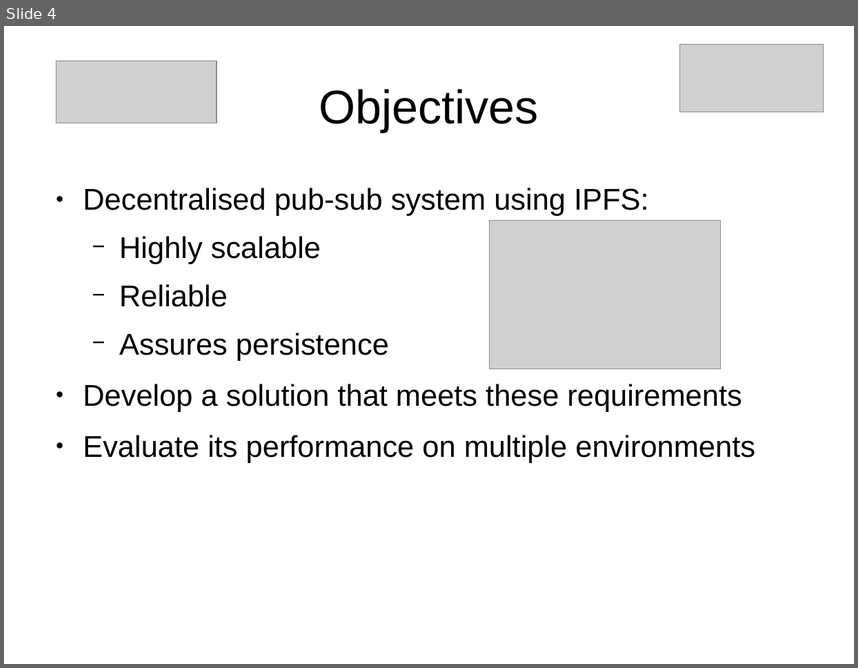
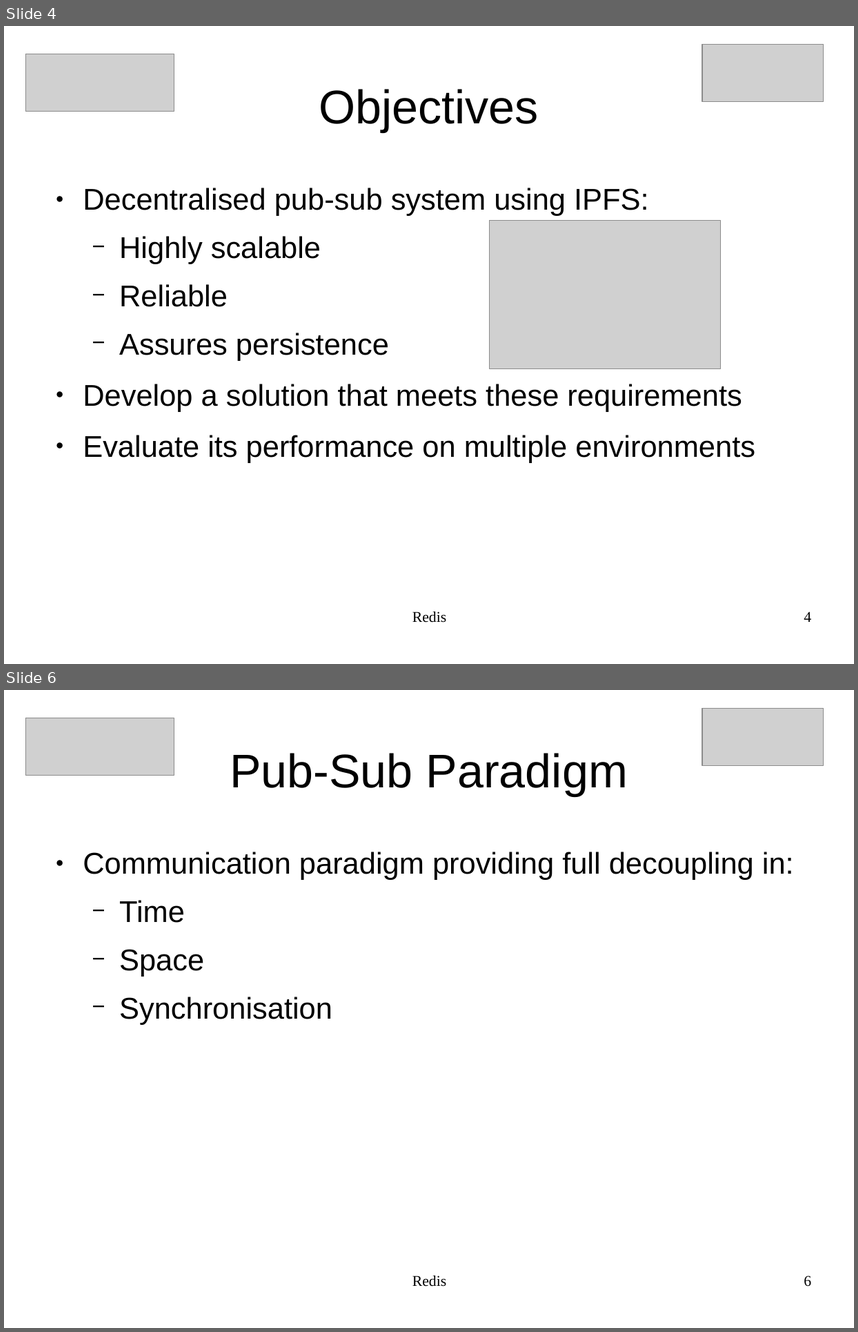
Before and after one commit to JGAntunes/pulsarcast, a slide deck: project-report/presentation.odp. Shown one above the other, each under a label of ours: slide 4 before the commit, slides 4 and 6 after it; the slides between them are not shown. The pictures are 858x668 and 858x1332 pixels, drawn with LibreOffice and Linux fonts; fonts in the diff are those of the drawing; grey boxes stand for pictures. Boxes give left, top, right and bottom in pixels: in the first picture for what was removed or moved away, otherwise in the second. Text is boxed around its words. In the diff, an @@ line names an element or a change of style, - is before the commit and + after.

```diff
--- a/project-report/presentation.odp
+++ b/project-report/presentation.odp
@@ slide 6 added at bbox=[4, 690, 854, 1328], background #FFFFFF @@
@@ picture added at bbox=[703, 709, 825, 766] @@
@@ picture added at bbox=[25, 718, 174, 776] @@
@@ title added at bbox=[230, 753, 628, 796], 44 pt, text #000000 @@
+Pub-Sub Paradigm
@@ text added at bbox=[83, 851, 794, 1025], 28 pt, text #000000 @@
+● Communication paradigm providing full decoupling in:
+  − Time
+  − Space
+  − Synchronisation
@@ text added at bbox=[412, 1275, 447, 1286], 14 pt, text #000000 @@
+Redis
@@ page number added at bbox=[804, 1275, 811, 1286], 14 pt, text #000000 @@
+6
@@ slide 4 changed as well @@
@@ picture: place and size @@
-picture at bbox=[680, 45, 824, 112]
+picture at bbox=[703, 45, 825, 102]
@@ picture: place and size @@
-picture at bbox=[56, 60, 216, 123]
+picture at bbox=[25, 54, 174, 112]
@@ text added at bbox=[412, 611, 447, 622], 14 pt, text #000000 @@
+Redis
@@ page number added at bbox=[804, 611, 811, 621], 14 pt, text #000000 @@
+4
```
Also in this commit, not shown: 2 other slides changed, 7 other slides added, 1 slide removed.
